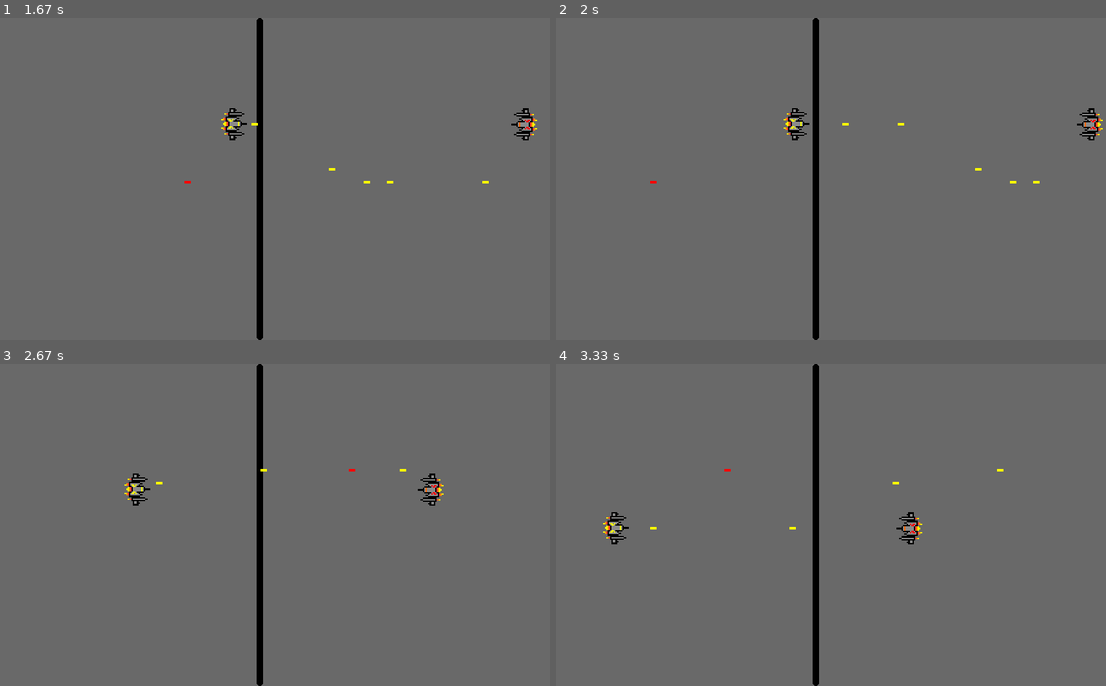
Above: before the commit, frames 1-4 (two rows, left to right).
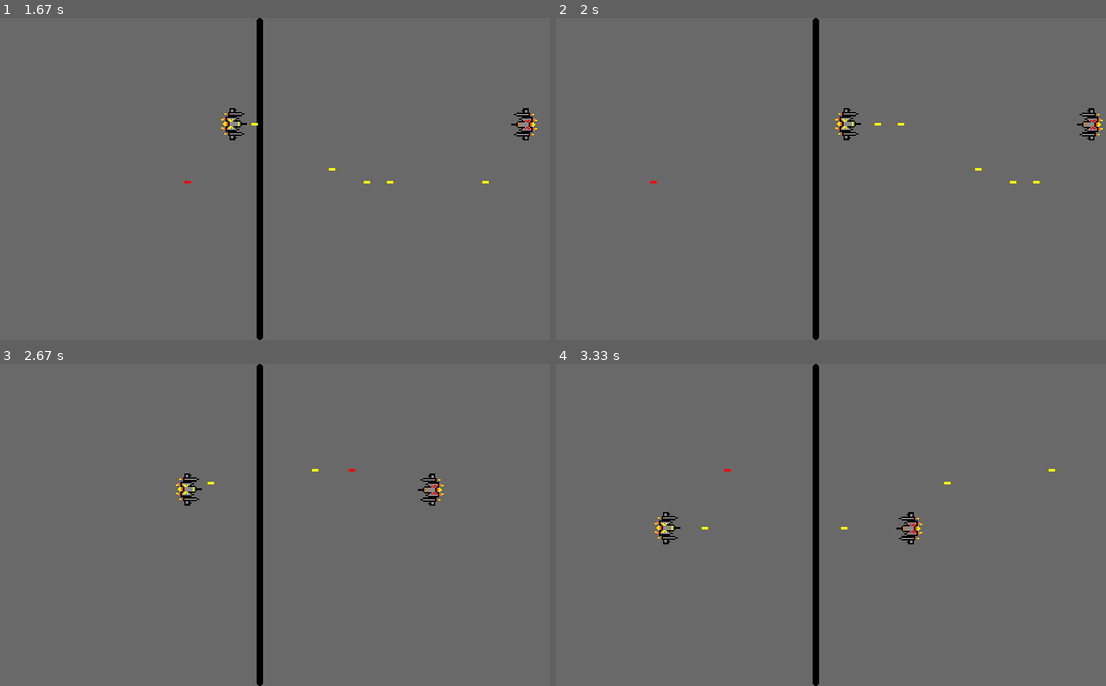
Above: after the commit, the same moments.

Repository: Specknz/SpaceContenders
Game: pygame game, started from main.py
Two runs of this game, one before a commit and one after it. Both use one fixed random seed, a clock stepped at 60 frames per second and the inputs below.
Inputs:
- Up to frame 1 (1.67 s): tap Ctrl at 0.33, 0.73, 1.03, 1.23, 1.57 s; hold Right 0.67-1.13 s; hold D 0.67-1.13 s; tap Right Ctrl at 0.82 s; hold Up 1.17-1.47 s; hold W 1.17-1.47 s; hold Right from 1.5 s (still down); hold D from 1.5 s (still down)
- Up to frame 2 (2 s): tap Ctrl at 1.87 s; release Right at 1.97 s; release D at 1.97 s
- Up to frame 3 (2.67 s): hold Left 2-2.53 s; hold A 2-2.53 s; tap Ctrl at 2.07, 2.37, 2.63 s; tap Right Ctrl at 2.15 s; hold Down from 2.57 s (still down); hold S from 2.57 s (still down)
- Up to frame 4 (3.33 s): release Down at 2.87 s; release S at 2.87 s; hold Left 2.9-3.3 s; hold A 2.9-3.3 s; tap Ctrl at 2.97, 3.27 s

Frame 1 is identical in both runs. In frame 2, 0.5% of the frame differs, in the area x 41-60%, y 28-38%; in frame 3, 0.5%; in frame 4, 0.6%, in the area x 8-91%, y 32-56%.

Commit message:
Refactoring ship movement logic

Diff:
--- a/Models/ship.py
+++ b/Models/ship.py
@@ -1,3 +1,4 @@
+import logging
 import pygame
 from Factories.bullet_factory import BulletFactory
 from Models.bullet import Bullet
@@ -47,6 +48,7 @@
                                                  self.WIDTH)
 
             self.shot_bullets.append(bullet)
+            logging.debug(f"{self.color_text} ship shot")
 
 
     def move(self, keys_pressed):
@@ -64,33 +66,43 @@
 
 
     def __move_left(self):
-        if self.spawn_side == "left" and (self.rect.x - Ship.MOVE_SPEED) > 0:
-                self.rect.x -= Ship.MOVE_SPEED
 
-        elif self.rect.x - Ship.MOVE_SPEED > (UI.CENTER_LINE.x + UI.CENTER_LINE_WIDTH):
-            self.rect.x -= Ship.MOVE_SPEED
+        if (self.rect.x - self.MOVE_SPEED) > 0:
+            self.rect.x -= self.MOVE_SPEED
+            logging.debug(f"{self.color_text} ship moved LEFT")
+            return
+
+        if self.rect.colliderect(UI.CENTER_LINE):
+            logging.debug(f"{self.color_text} ship colliding with center line")
+            return
+
+        logging.debug(f"{self.color_text} ship colliding with outer wall")
 
 
     def __move_right(self):
-        if self.spawn_side == "right" and (self.rect.x + Ship.MOVE_SPEED + Ship.HEIGHT) < UI.WIN_WIDTH:
-                self.rect.x += Ship.MOVE_SPEED
+        if (self.rect.x + self.MOVE_SPEED + self.HEIGHT) < UI.WIN_WIDTH:
+            self.rect.x += self.MOVE_SPEED
+            logging.debug(f"{self.color_text} ship moved RIGHT")
+            return
 
-        elif self.rect.x + Ship.MOVE_SPEED < (UI.CENTER_LINE.x - Ship.HEIGHT):
-            self.rect.x += Ship.MOVE_SPEED
+        if self.rect.colliderect(UI.CENTER_LINE):
+            logging.debug(f"{self.color_text} ship colliding with center line")
+            return
+
+        logging.debug(f"{self.color_text} ship colliding with outer wall")
 
 
     def __move_up(self):
-        if (self.rect.y - Ship.MOVE_SPEED) > 0:
-            self.rect.y -= Ship.MOVE_SPEED
+        if (self.rect.y - self.MOVE_SPEED) > 0:
+            self.rect.y -= self.MOVE_SPEED
 
 
     def __move_down(self):
-        if (self.rect.y + Ship.MOVE_SPEED) + Ship.WIDTH < UI.WIN_HEIGHT:
-            self.rect.y += Ship.MOVE_SPEED
+        if (self.rect.y + self.MOVE_SPEED) + self.WIDTH < UI.WIN_HEIGHT:
+            self.rect.y += self.MOVE_SPEED
 
 
     def __get_bullet_x_spawn_adjustment(self):
-
         if self.spawn_side == "left":
             return self.HEIGHT
 
--- a/Stores/ships_store.py
+++ b/Stores/ships_store.py
@@ -8,7 +8,6 @@
 
     def create_ships(self, ship_factory: Callable[[], list[Ship]]):
         self.ships = ship_factory()
-        logging.debug("Ships created")
 
 
     def clear_ships(self):
--- a/event_handler.py
+++ b/event_handler.py
@@ -13,16 +13,22 @@
 
     def handle_events(self) -> None:
         for event in self.__pyg.event.get():
-                self.__handle_quit(event)
+                if self.__handle_quit(event):
+                    return False
+
                 self.__handle_key_down(event)
+
         self.__handle_movement()
         self.__handle_bullet_collision()
 
+        return True
 
-    def __handle_quit(self, event) -> None:
+
+    def __handle_quit(self, event) -> bool:
         if event.type == self.__pyg.QUIT:
             self.__pyg.quit()
-
+            return True
+        return False
 
     def __handle_key_down(self, event) -> None:
         if self.__key_pressed(event.type):
--- a/main.py
+++ b/main.py
@@ -31,7 +31,7 @@
 
         clock.tick(settings.fps)
 
-        event_handler.handle_events()
+        game_running = event_handler.handle_events()
 
 
 def setup_logger():
